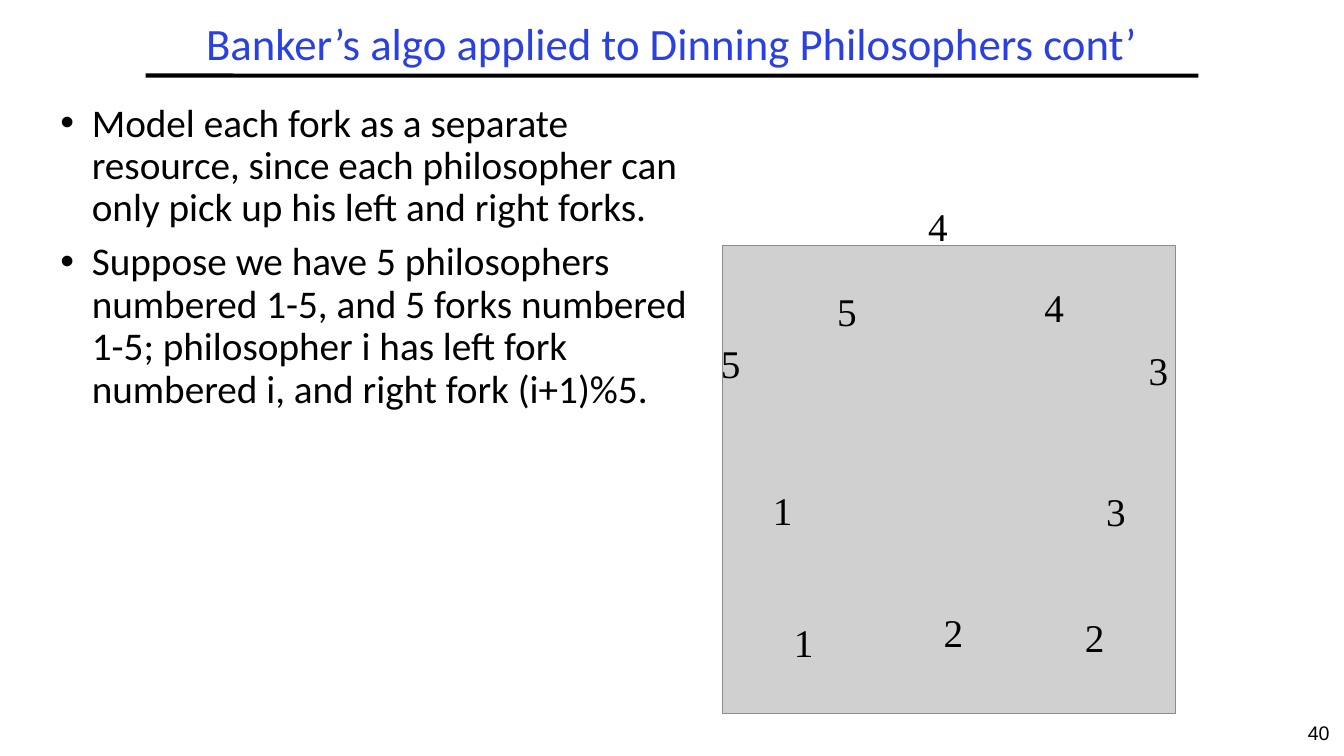
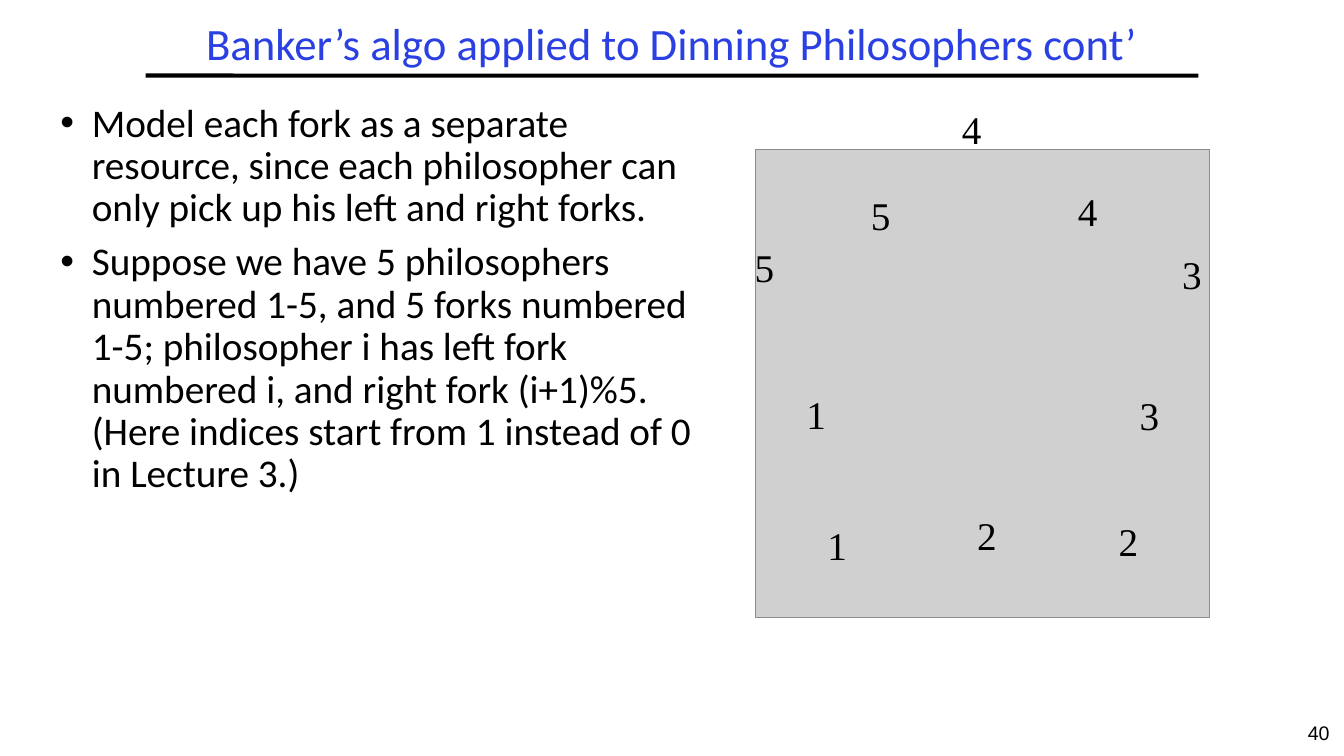
Before and after one commit to guhofstra/CSC256Fa25, a slide deck: slide 40 of PPTs/L4-Deadlocks.pptx. Drawn at 1344x756 pixels with LibreOffice and Linux fonts; fonts in the diff are those of the drawing; grey boxes stand for pictures. Boxes give left, top, right and bottom in pixels: in the first picture for what was removed or moved away, otherwise in the second. Text is boxed around its words. In the diff, an @@ line names an element or a change of style, - is before the commit and + after.

```diff
--- a/PPTs/L4-Deadlocks.pptx
+++ b/PPTs/L4-Deadlocks.pptx
@@ 10 texts, 1 picture: place and size @@
-10 texts, 1 picture at box(721, 215, 1177, 715)
+10 texts, 1 picture at box(755, 118, 1210, 618)
@@ text at box(92, 247, 691, 493): text changed @@
-• Suppose we have 5 philosophers numbered 1-5, and 5 forks numbered 1-5; philosopher i has left fork numbered i, and right fork (i+1)%5.
+• Suppose we have 5 philosophers numbered 1-5, and 5 forks numbered 1-5; philosopher i has left fork numbered i, and right fork (i+1)%5. (Here indices start from 1 instead of 0 in Lecture 3.)
```
Also in this commit, not shown: 2 other slides changed, 5 other files.
